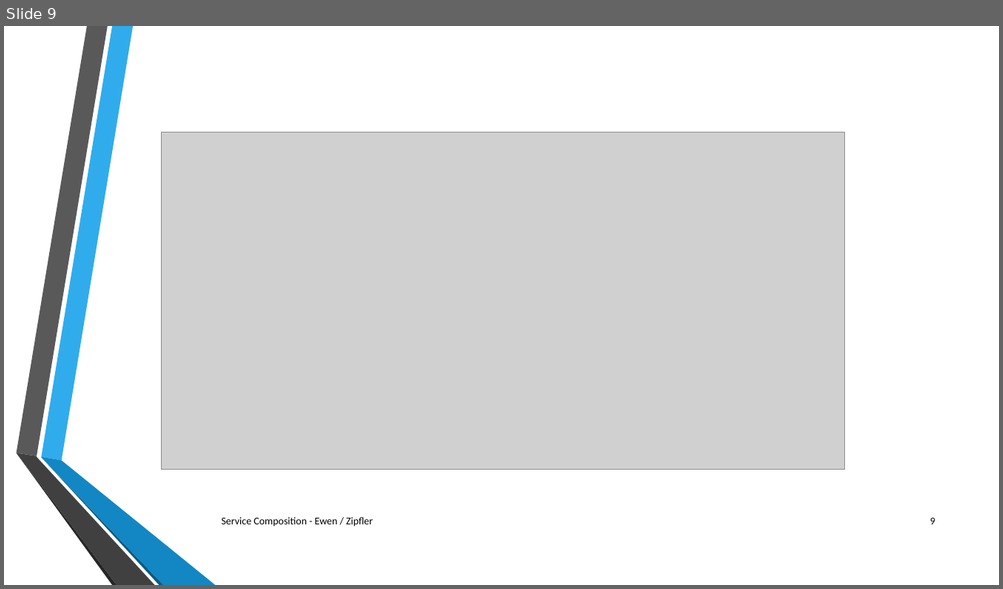
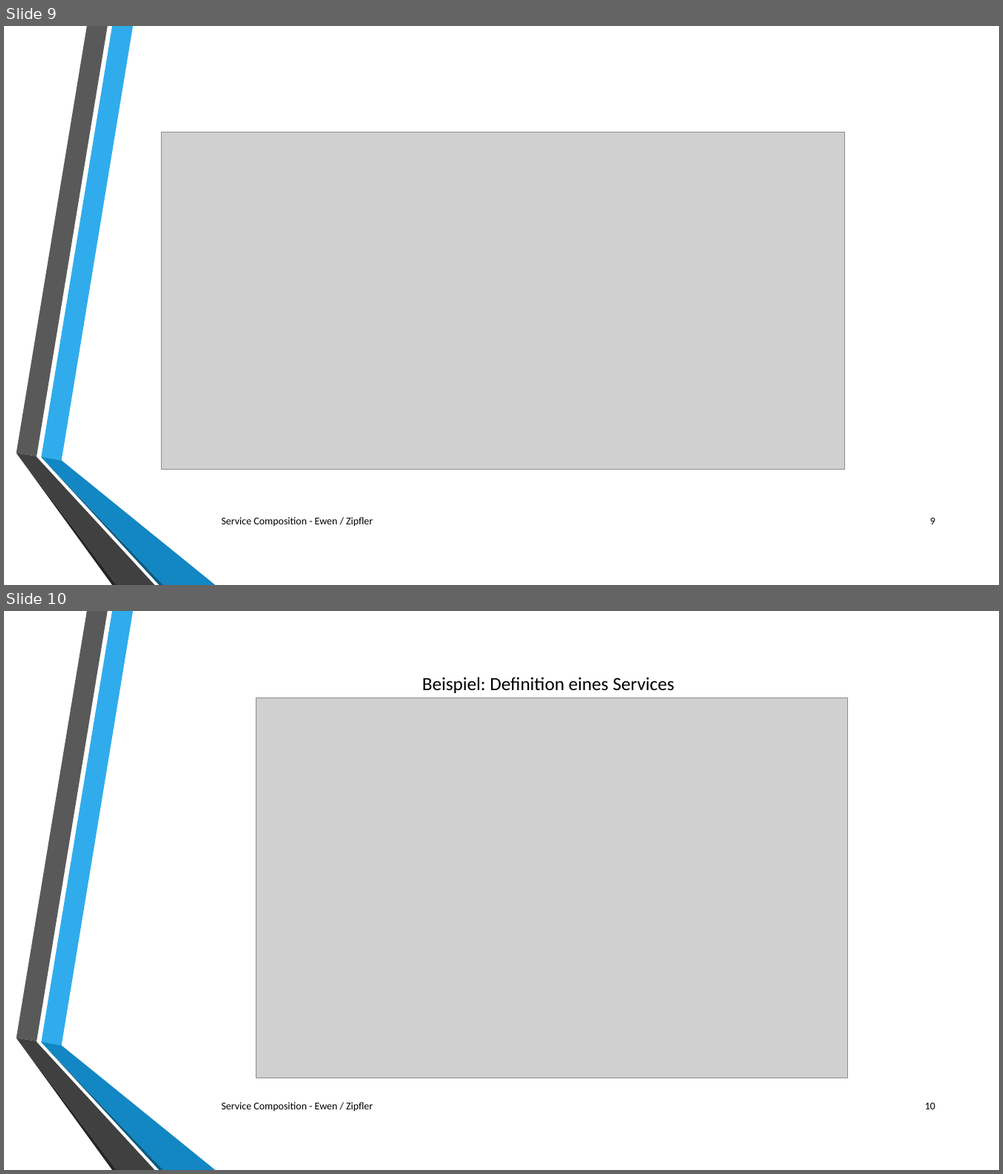
Before and after one commit to jzipfler/HTW-SwArchitektur, a slide deck: doc/slides.pptx. Shown one above the other, each under a label of ours: slide 9 before the commit, slides 9 and 10 after it. The pictures are 1003x589 and 1003x1174 pixels, drawn with LibreOffice and Linux fonts; fonts in the diff are those of the drawing; grey boxes stand for pictures; background and template pictures are left out. Boxes give left, top, right and bottom in pixels: in the first picture for what was removed or moved away, otherwise in the second. Text is boxed around its words. In the diff, an @@ line names an element or a change of style, - is before the commit and + after.

Commit message:
update slides

```diff
--- a/doc/slides.pptx
+++ b/doc/slides.pptx
@@ slide 10 added at <box>4,611,999,1170</box>, background picture (left out); not listed: 6 template elements that a slide beside it also shows @@
@@ text added at <box>422,677,674,693</box>, 18 pt, text #000000 @@
+Beispiel: Definition eines Services
@@ picture added at <box>256,698,848,1079</box> @@
@@ text added at <box>222,1102,373,1112</box>, 10 pt, text #000000 @@
+Service Composition - Ewen / Zipfler
@@ page number added at <box>925,1103,935,1110</box>, 10 pt, text #000000 @@
+10
```
